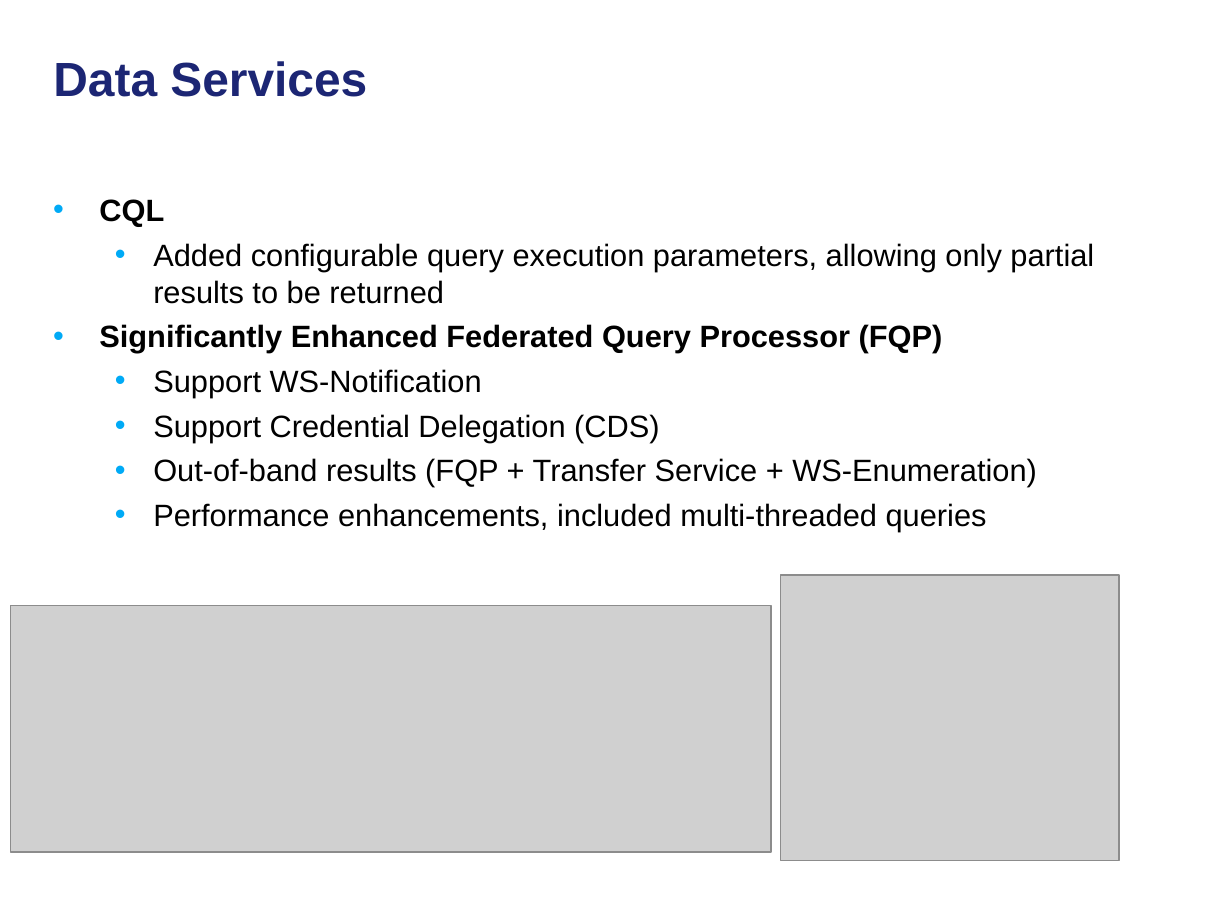
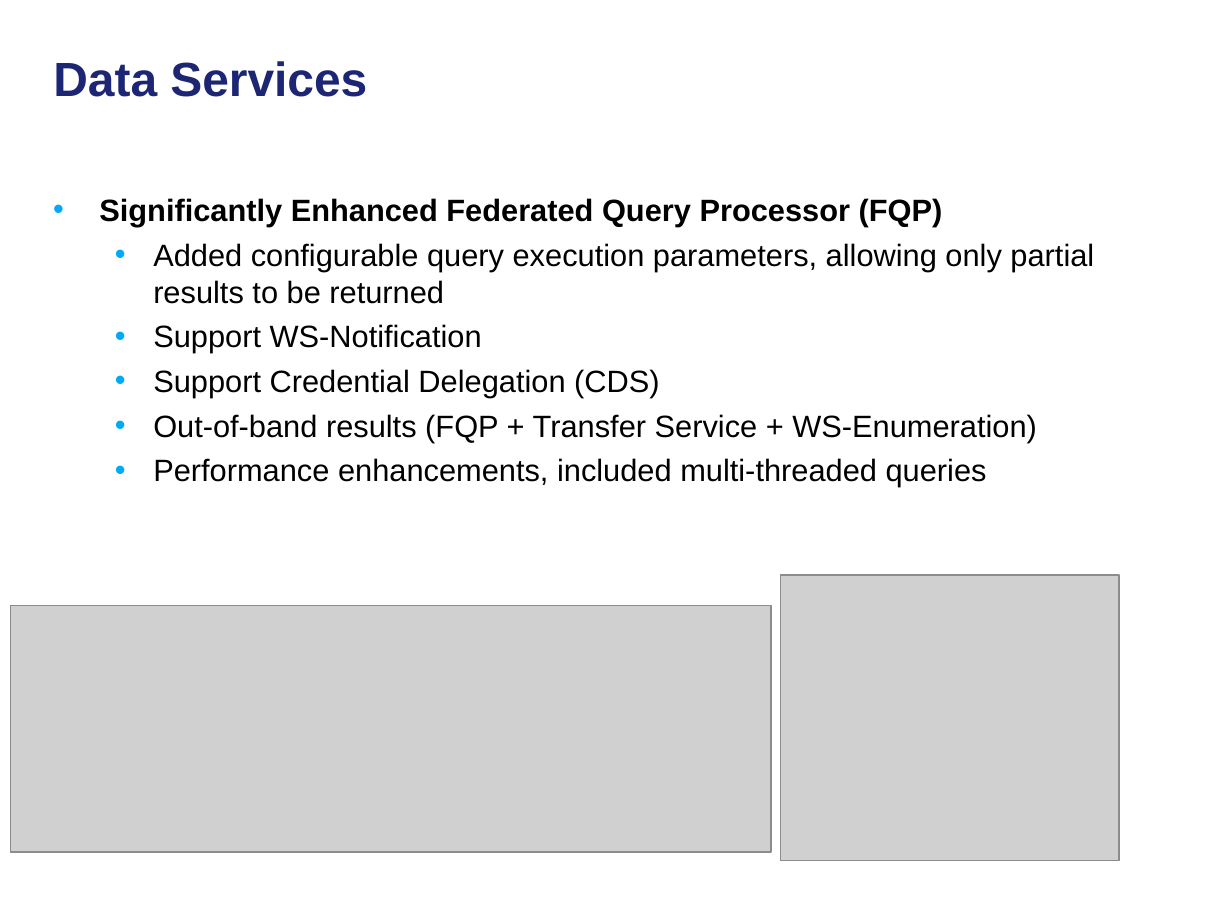
Before and after one commit to NCIP/cagrid-docs, a slide deck: slide 8 of presentations/overview/caGrid-1-3.ppt. Drawn at 1232x924 pixels with LibreOffice and Linux fonts; fonts in the diff are those of the drawing; grey boxes stand for pictures; background and template pictures are left out. Boxes give left, top, right and bottom in pixels: in the first picture for what was removed or moved away, otherwise in the second. Text is boxed around its words. In the diff, an @@ line names an element or a change of style, - is before the commit and + after.

```diff
--- a/presentations/overview/caGrid-1-3.ppt
+++ b/presentations/overview/caGrid-1-3.ppt
@@ text at (x1=99, y1=198, x2=943, y2=227): text changed @@
-• CQL
+• Significantly Enhanced Federated Query Processor (FQP)
@@ text at (x1=99, y1=324, x2=943, y2=353): paragraph removed @@
-• Significantly Enhanced Federated Query Processor (FQP)
```
Also in this commit, not shown: 1 other file.
